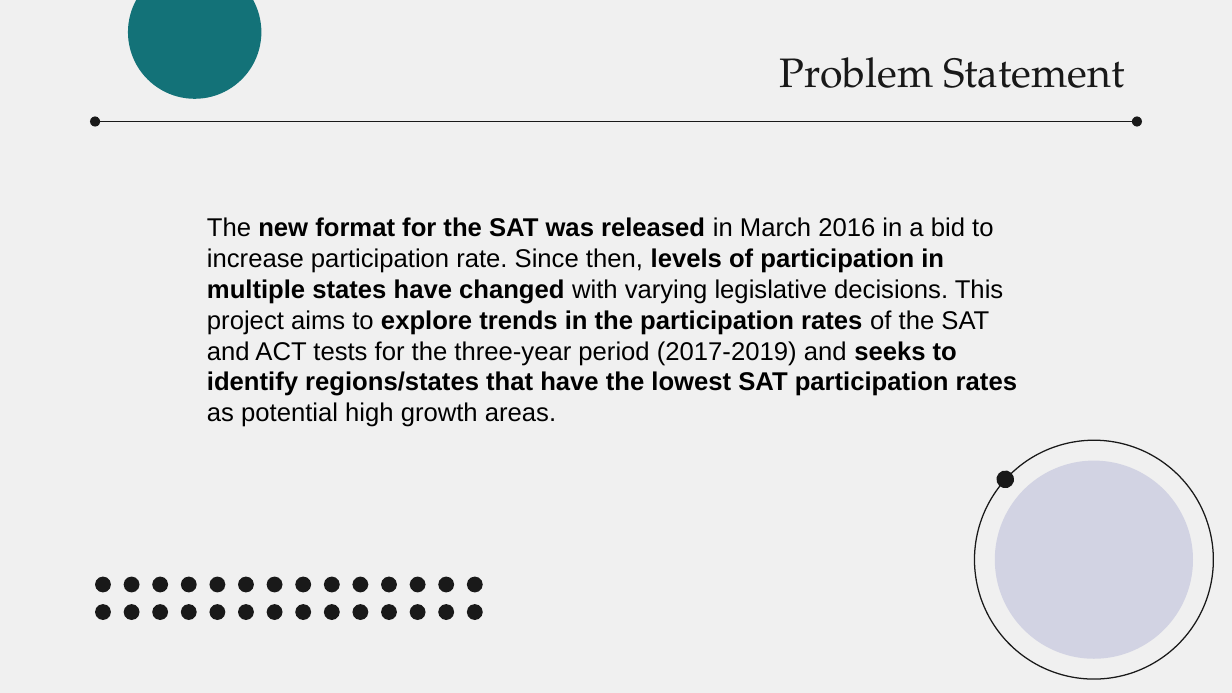
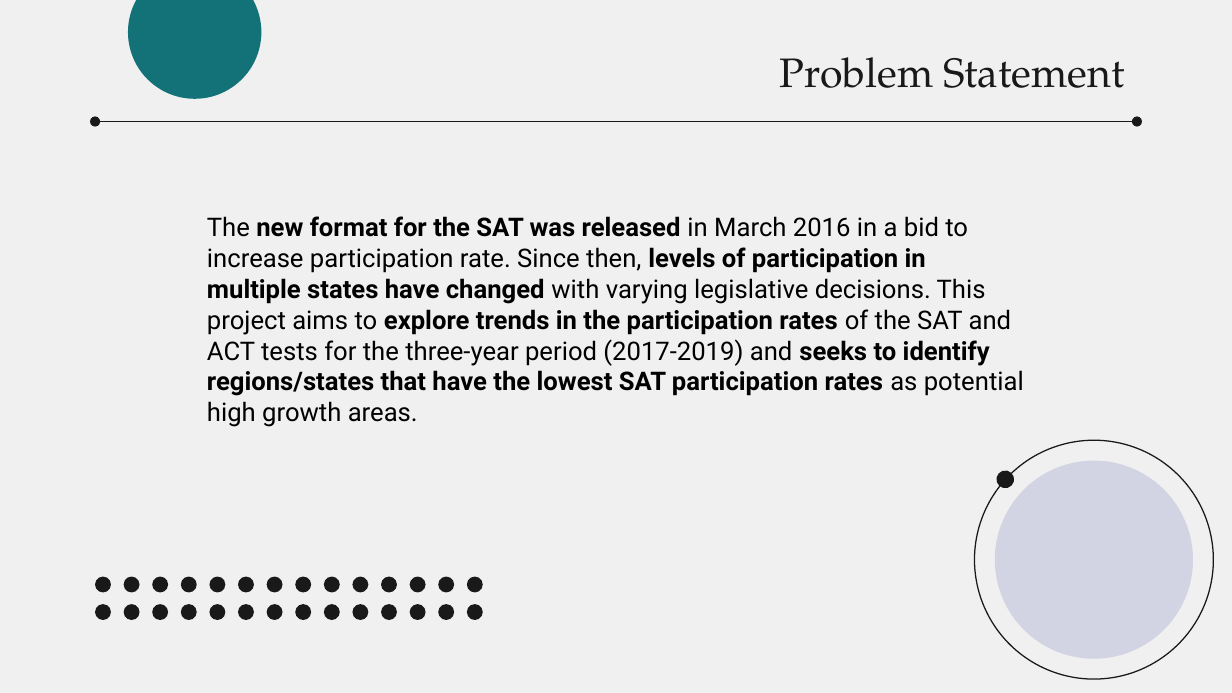
Before and after one commit to gyinhaokenneth/Projects, a slide deck: slide 2 of slides/Project 1 Analysis of SAT and ACT Participation Rates.pptx. Drawn at 1232x693 pixels with LibreOffice and Linux fonts; fonts in the diff are those of the drawing. Boxes give left, top, right and bottom in pixels: in the first picture for what was removed or moved away, otherwise in the second. Text is boxed around its words. In the diff, an @@ line names an element or a change of style, - is before the commit and + after.

Commit message:
Project 1 Upload

```diff
--- a/slides/Project 1 Analysis of SAT and ACT Participation Rates.pptx
+++ b/slides/Project 1 Analysis of SAT and ACT Participation Rates.pptx
@@ subtitle "The new format for the ..." at (x1=207, y1=216, x2=1024, y2=427): font Arial to Roboto @@
```
Also in this commit, not shown: 3 other slides changed, 1 other file.
